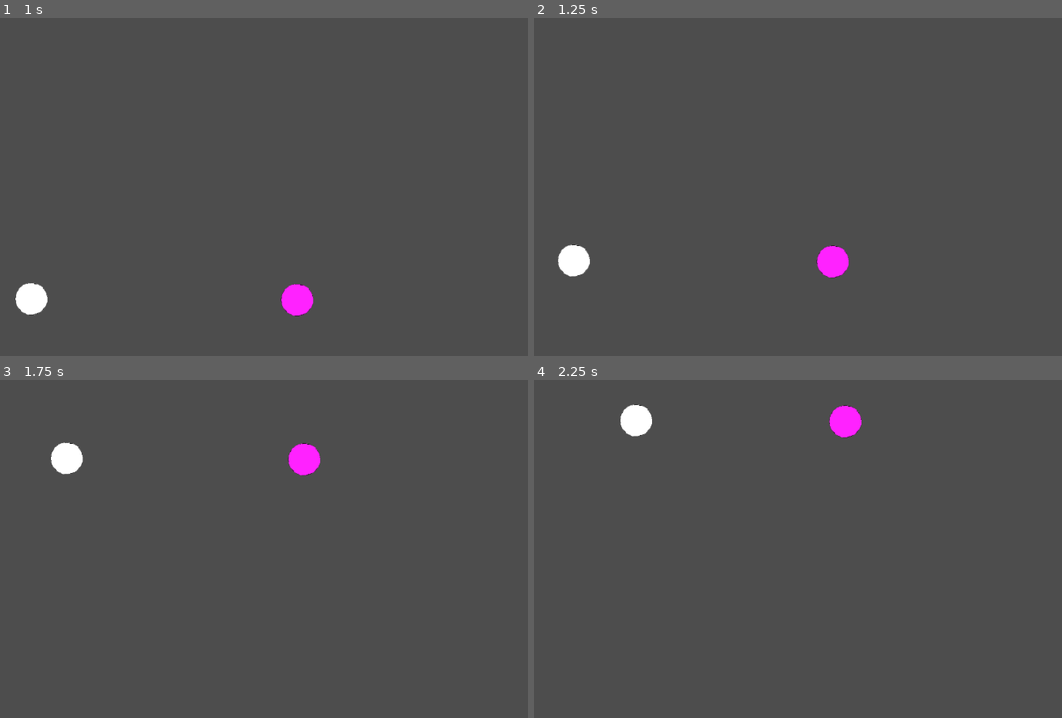
Above: before the commit, frames 1-4 (two rows, left to right).
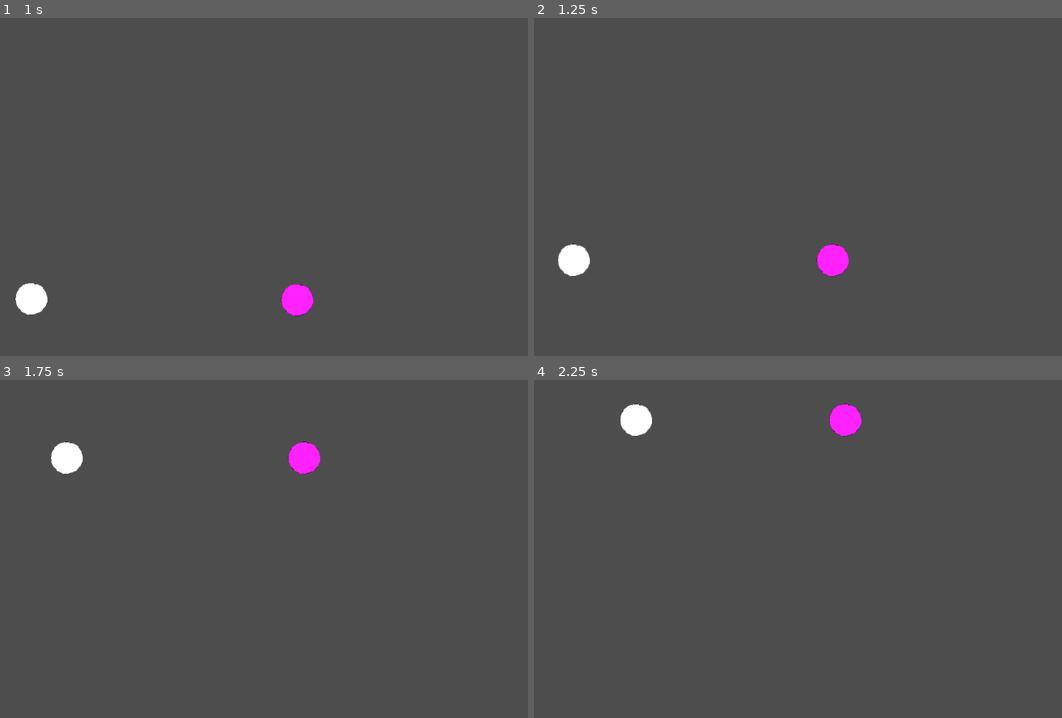
Above: after the commit, the same moments.

Repository: rafarillo/nature-of-code
Game: Godot game, scene res://Scenes/Forces.tscn
The game is run twice, just before and just after one commit, with the same random seed, the same clock (stepped at 60 frames per second) and the same inputs. This scene is started directly instead of the project's main scene.
Inputs (mouse positions are in pixels of both pictures, inside the frame that each line leads up to):
- Up to frame 1 (1 s): move the mouse to (348, 159) at 0.52 s; click (348, 159) at 0.67 s
- Up to frame 2 (1.25 s): no input
- Up to frame 3 (1.75 s): move the mouse to (73, 559) at 1.27 s; click (73, 559) at 1.42 s
- Up to frame 4 (2.25 s): move the mouse to (803, 457) at 2.02 s; click (803, 457) at 2.17 s

Frame 1 is identical in both runs. In frame 2, 0.1% of the frame differs, in the area x 4-60%, y 66-77%; in frame 3, 0.1%; in frame 4, 0.1%.

Commit message:
[Fix] Particle flickering at the bottom

Diff:
--- a/Scripts/ForceSimulation.gd
+++ b/Scripts/ForceSimulation.gd
@@ -9,10 +9,12 @@
 		particle.Force = Vector2.DOWN * _gravityIntensity * particle.Mass
 		if Input.is_mouse_button_pressed(MOUSE_BUTTON_LEFT):
 			particle.Force += _windForce
-		particle.ApplyForce(delta)
 
-		if particle.position.y >= get_window().size.y - particle.Radius:
+		var heighDiff:float = particle.position.y - get_window().size.y + particle.Radius
+		if heighDiff >= 0:
 			particle.Vel.y *= -1.0
+			particle.position.y = get_window().size.y - particle.Radius
 			print("Friction")
 		if particle.position.x >= get_window().size.x - particle.Radius or particle.position.x <= particle.Radius:
 			particle.Vel.x *= -1.0
+		particle.ApplyForce(delta)
